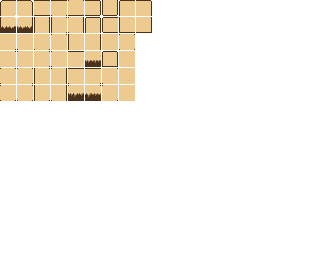
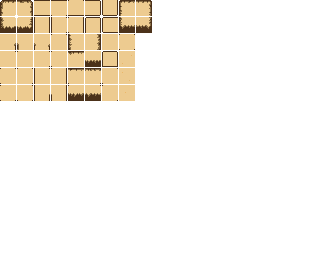
Layer changes from the first 320 x 256 image to the second:
added layer "Layer 37" above "Layer 36" over bbox(1, 1, 151, 100)
added layer "Layer 36" above "Layer 35" over bbox(120, 25, 135, 32)
